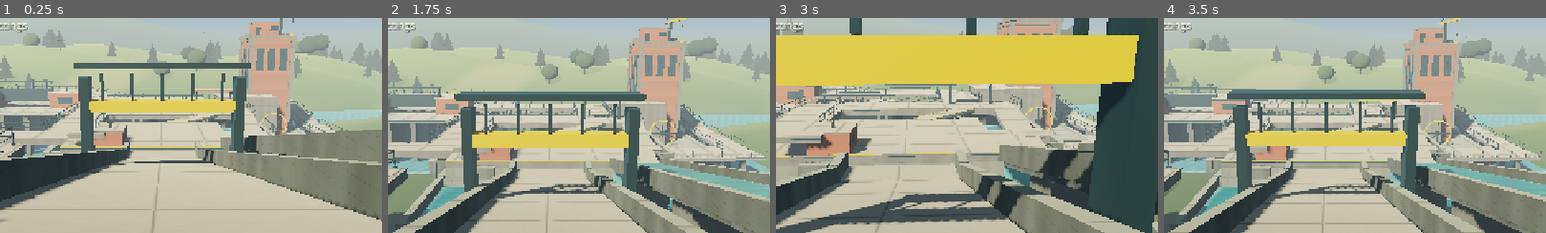
Above: before the commit, frames 1-4 (left to right).
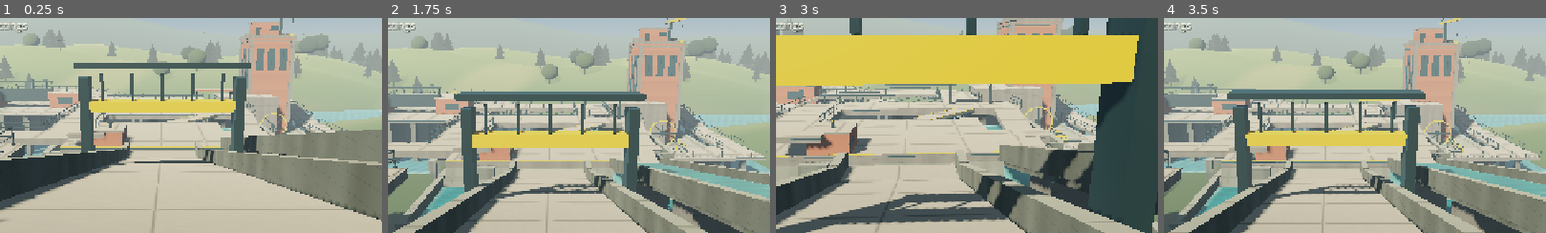
Above: after the commit, the same moments.

Repository: thatmike1/spillway
Game: Godot game, scene res://scenes/main.tscn
Same seed, same stepped clock (60 frames per second), same inputs: the game is played once before the commit and once after it.
Inputs (mouse positions are % of the whole screen's width and height, from its top left):
- Up to frame 1 (0.25 s): no input
- Up to frame 2 (1.75 s): tap Enter (ui_accept) at 0.5 s; move the mouse to (55, 50) at 0.52 s; hold Ctrl (crouch) 0.53-1.28 s; hold W (move_forward) from 0.53 s (still down); click (55, 50) at 0.67 s; tap Space (jump) at 0.77, 1.07, 1.52, 1.55 s; tap F (practice) at 0.8, 1.35 s; move the mouse to (45, 50) at 1.27 s; click (45, 50) at 1.42 s
- Up to frame 3 (3 s): keep holding W (move_forward); tap Space (jump) at 1.82 s; move the mouse to (52, 48) at 2.02 s; hold Space (jump) 2.03-2.78 s; click (52, 48) at 2.17 s; tap Ctrl (crouch) at 2.3, 2.85 s; move the mouse to (49, 52) at 2.77 s; click (49, 52) at 2.92 s
- Up to frame 4 (3.5 s): keep holding W (move_forward); tap Space (jump) at 3.02, 3.32 s; tap F (practice) at 3.05 s
The pictures show only the part of the screen within x 29-79%, y 22-72%; the shares and areas given below are measured in that part.

The runs differ from the first frame. In frame 1, less than 0.1% of the frame differs, in the area x 73-76%, y 52-55%; in frame 2, 0.1%; in frame 3, 0.1%; in frame 4, 0.1%, in the area x 74-79%, y 55-63%.

Commit message:
fix: guard the spillway finish machinery (ccChat-general-rowb)

Diff:
--- a/project.godot
+++ b/project.godot
@@ -3,7 +3,7 @@
 
 [application]
 config/name="Spillway"
-config/version="2026.11.05-r10"
+config/version="2026.11.06-r11-dev"
 run/main_scene="res://scenes/main.tscn"
 config/features=PackedStringArray("4.7", "GL Compatibility")
 
--- a/scripts/spillway_course.gd
+++ b/scripts/spillway_course.gd
@@ -24,9 +24,36 @@
 	])
 	level.set("finish_position", Vector3(24, -3, -64.5))
 	level.set("finish_radius", 2.0)
+	_make_wheel_guard()
 	var bounds: Array = level.get("segment_bounds")
 	bounds.append(AABB(Vector3(-44, -9, -110), Vector3(61, 18, 54)))
 	bounds.append(AABB(Vector3(-43, -10, -115), Vector3(87, 19, 59)))
+
+
+func _make_wheel_guard() -> void:
+	# p / a real machinery bay keeps the arrival view clear of the rotating spokes.
+	# small mesh openings are below capsule width; one thin proxy matches each face.
+	var corners: Array[Vector3] = [
+		Vector3(20.8, -3, -69.55), Vector3(20.8, -3, -64.5),
+		Vector3(27.2, -3, -64.5), Vector3(27.2, -3, -74.1),
+	]
+	for i: int in corners.size() - 1:
+		var a := corners[i]
+		var b := corners[i + 1]
+		_level.call("_rail", a, b, "ochre")
+		var direction := (b - a).normalized()
+		var count := ceili(a.distance_to(b) / 0.16)
+		for rod: int in count + 1:
+			var at := a.lerp(b, float(rod) / float(count))
+			_level.call("_beam", at + Vector3.UP * 0.12, at + Vector3.UP * 0.98, 0.018, "steel")
+		var size := Vector3(0.035, 1.02, a.distance_to(b))
+		var body: StaticBody3D = _level.call("_solid", "WheelMaintenanceGuard", (a + b) * 0.5 + Vector3.UP * 0.53, size, "steel")
+		body.rotation.y = atan2(direction.x, direction.z)
+		# the visible rods and rails describe this collision face, not a solid panel.
+		for child: Node in body.get_children():
+			if child is MeshInstance3D:
+				child.free()
+		_level.call("_beam", a + Vector3.UP * 0.09, b + Vector3.UP * 0.09, 0.055, "steel")
 
 
 func _open_crest_exit() -> void:
--- a/scripts/spillway_level.gd
+++ b/scripts/spillway_level.gd
@@ -55,7 +55,8 @@
 	if not has_meta("spillway_course_built"):
 		return false
 	# p / arriving at the wheel counts from either side of the loading platform.
-	var wheel_approach := AABB(finish_position - Vector3(3.0, 0.3, 5.0), Vector3(6.0, 3.0, 4.5))
+	# p / the visible maintenance guard is part of arrival, from either side.
+	var wheel_approach := AABB(finish_position - Vector3(4.0, 0.3, 5.0), Vector3(8.0, 3.0, 4.5))
 	return wheel_approach.has_point(feet)
 
 
--- a/scripts/spillway_main.gd
+++ b/scripts/spillway_main.gd
@@ -1,7 +1,7 @@
 extends Node3D
 ## p / run provenance is separate from movement and presentation.
 
-const BUILD_ID := "spillway-2026.11.05-r10"
+const BUILD_ID := "spillway-2026.11.06-r11-dev"
 const SAVE_PATH := "user://spillway_v1.cfg"
 var player: CharacterBody3D
 var level: Node3D
--- a/tests/test_spillway_access.gd
+++ b/tests/test_spillway_access.gd
@@ -138,6 +138,29 @@
 	check(game.get("splits") == splits and bool(game.get("clean_eligible")) == clean and int(game.get("respawn_count")) == 0,
 		"post-finish recovery does not turn the completed run into practice")
 	check(not str(game.get("hud").get("finish_label").text).is_empty(), "result remains visible after exploration")
+
+func wheel_guard() -> void:
+	# p / ordinary arrivals stop at visible machinery guarding, including crouching.
+	var episodes := [
+		["front", Vector3(23.8, -2.96, -62), Vector3(23.8, -3, -72), false],
+		["front crouched", Vector3(23.8, -2.96, -62), Vector3(23.8, -3, -72), true],
+		["west", Vector3(18, -2.96, -66), Vector3(24, -3, -66), false],
+		["east", Vector3(30, -2.96, -66), Vector3(24, -3, -66), false],
+	]
+	for episode: Array in episodes:
+		await roof_fixture("wheel guard " + str(episode[0]), episode[1])
+		aim(episode[2])
+		action("crouch", episode[3])
+		action("move_forward", true)
+		await ticks(240)
+		action("move_forward", false)
+		var feet := player.global_position
+		var outside: bool = feet.z > -64.25 if str(episode[0]).begins_with("front") else (feet.x < 20.5 if episode[0] == "west" else feet.x > 27.5)
+		check(outside and player.is_on_floor() and int(game.get("respawn_count")) == 0,
+			"held input stops outside the visible machinery bay: %s" % feet)
+		check(bool(game.get("finished")) and str(game.get("finish_kind")) == "clean",
+			"the guard never refuses an ordered arrival")
+		action("crouch", false)
 
 func hop(at: Vector3, toward: Vector3, axis: int, past: float, direction: float) -> void:
 	# one ordinary running jump: hold forward, press jump once past a takeoff line, land.
@@ -289,6 +312,7 @@
 		check(bool(game.get("finished")), "walking directly to the wheel finishes from either side")
 	await housing_toward_tower()
 	await deck_progress()
+	await wheel_guard()
 	await finished_exploration()
 	for key: String in ["move_forward", "move_back", "jump", "crouch"]:
 		action(key, false)
Not shown, changed: docs/reboot/decisions.tsv
Not shown, changed: docs/reboot/STATUS.md
